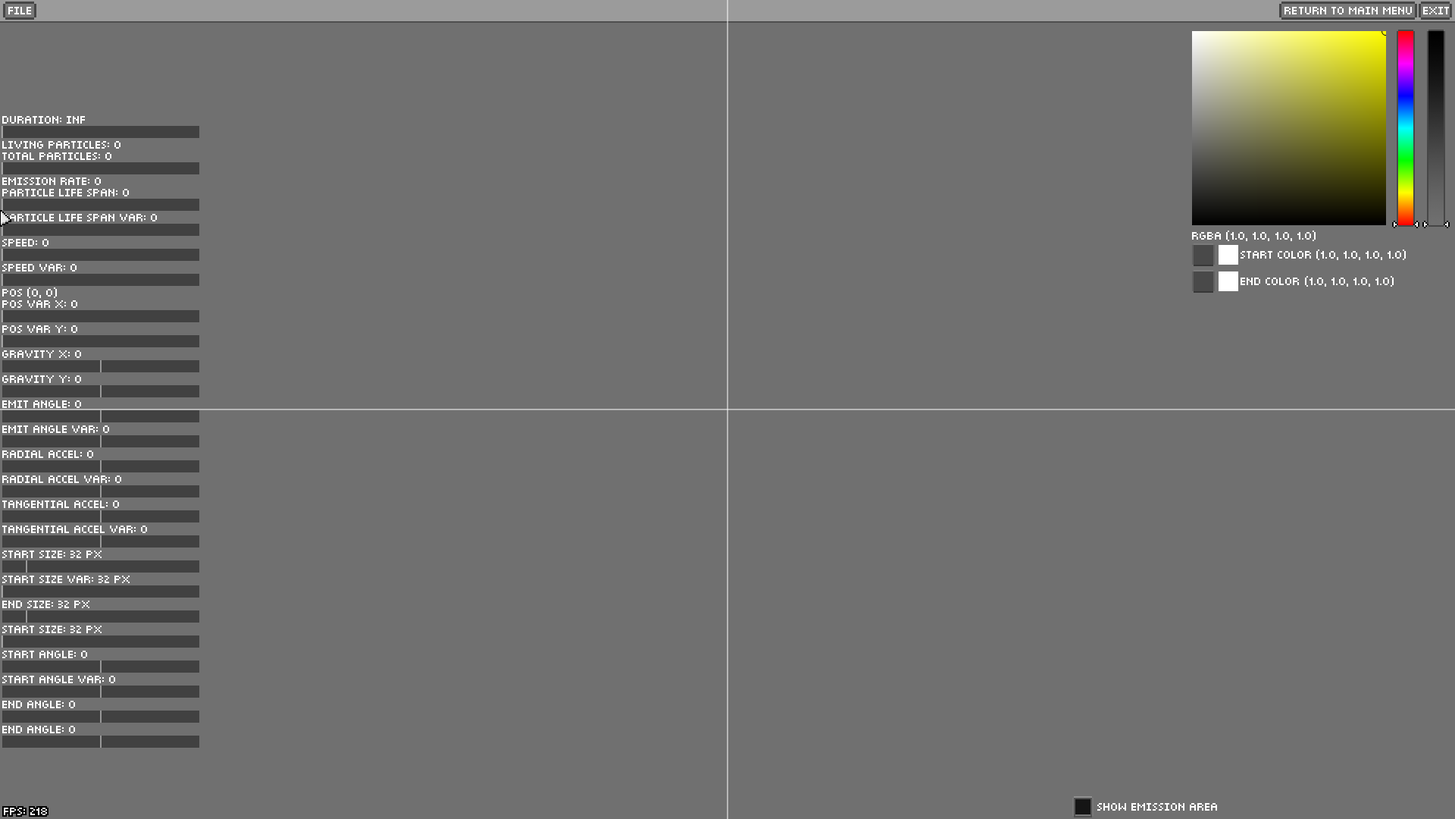
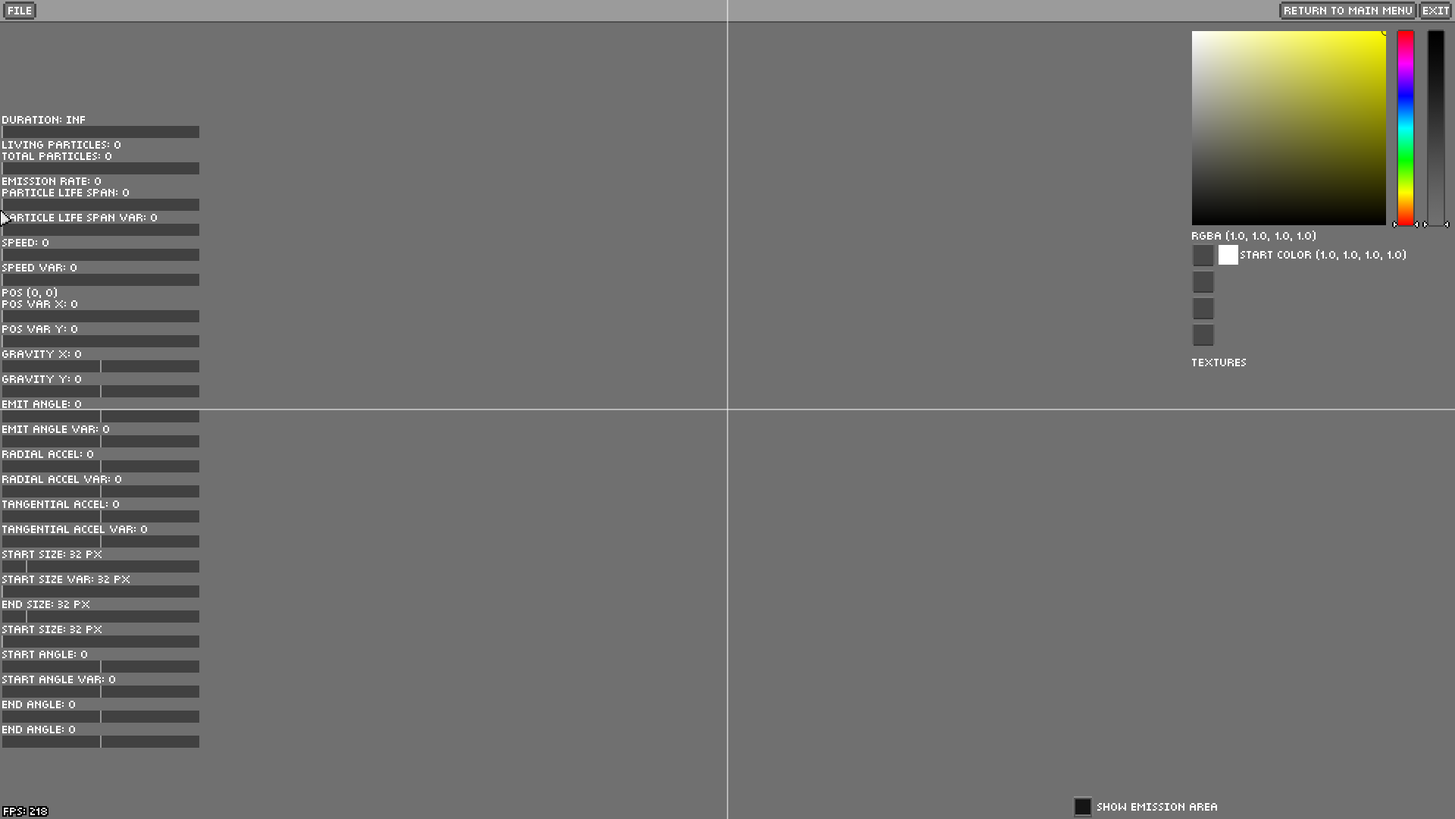
Revision of a layered 1455 x 819 image; what changed, layer by layer:
added layer "Layer 21 copy 3" above "Layer 21 copy 2" over left=1192, top=322, right=1216, bottom=346
added layer "Layer 21 copy 2" above "Layer 21 copy" over left=1192, top=296, right=1216, bottom=320
removed layer "Layer 22 copy" over left=1218, top=271, right=1239, bottom=292
removed layer "end color (1.0, 1.0, 1.0, 1.0)" over left=1240, top=275, right=1394, bottom=287
added layer "textures" above "Layer 18" over left=1192, top=358, right=1247, bottom=367
